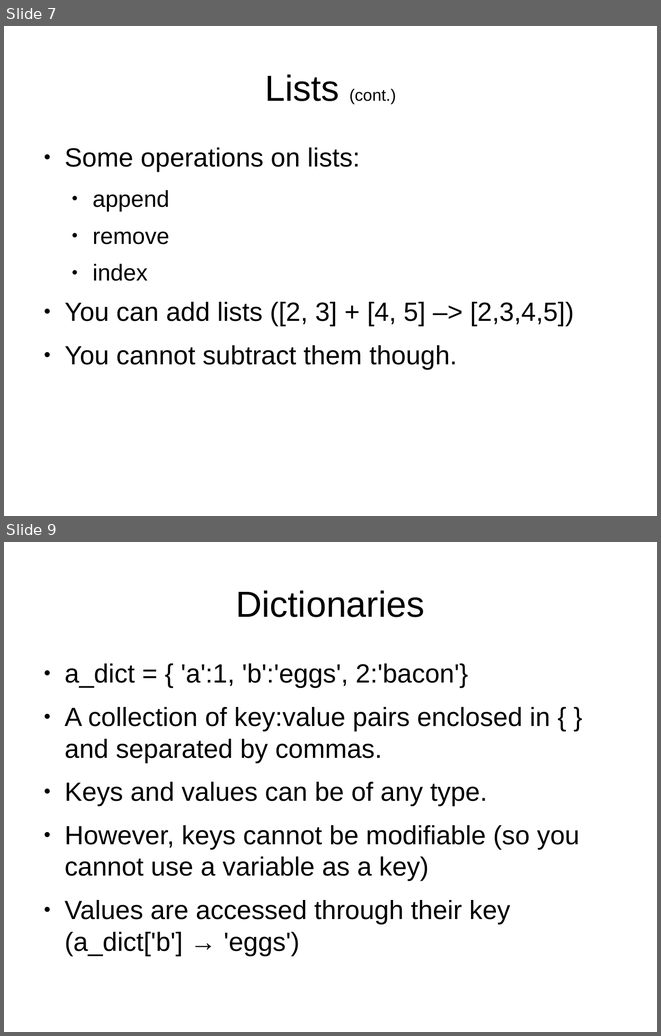
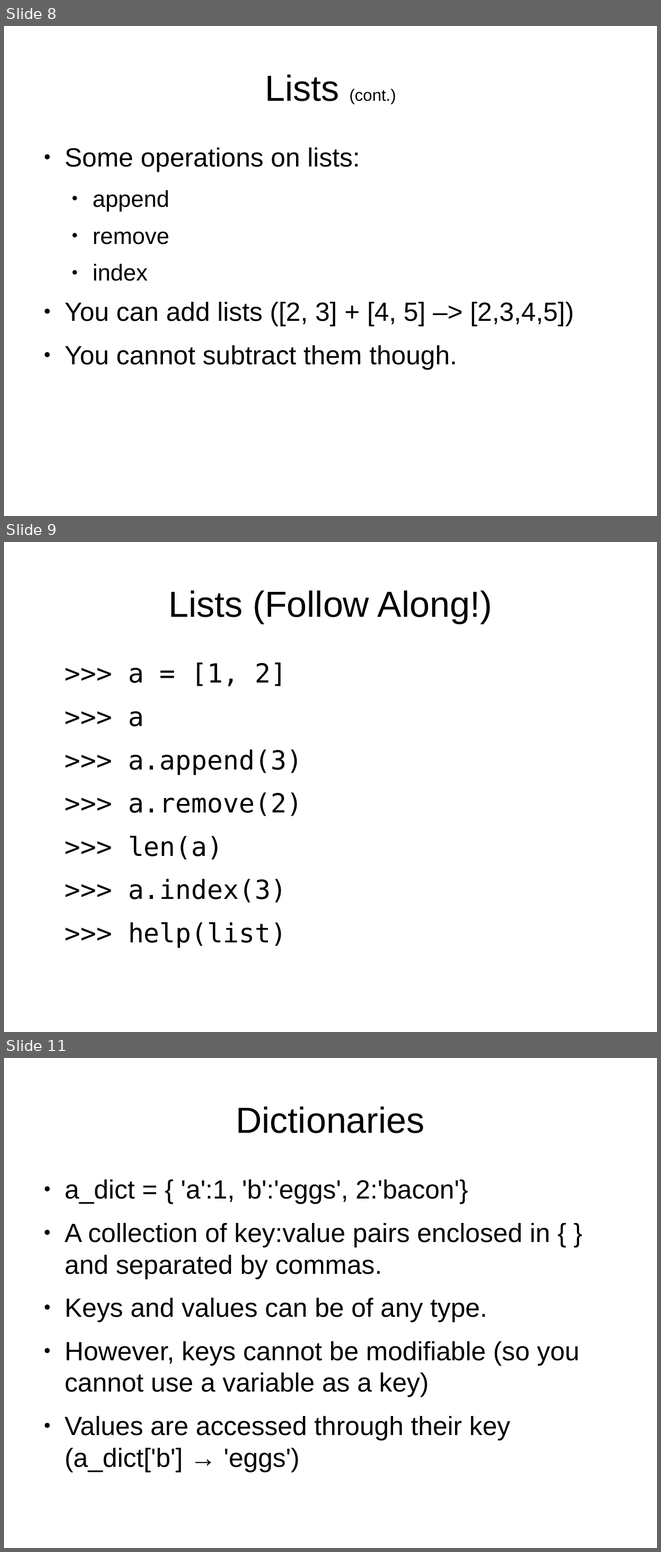
Before and after one commit to bradfordbarr/HacDC-Intro-to-Programming, a slide deck: class_2/class_2.odp. Shown one above the other, each under a label of ours: slides 7 and 9 before the commit, slides 8, 9 and 11 after it; the slides between them are not shown. The pictures are 661x1036 and 661x1552 pixels, drawn with LibreOffice and Linux fonts; fonts in the diff are those of the drawing. Boxes give left, top, right and bottom in pixels: in the first picture for what was removed or moved away, otherwise in the second. Text is boxed around its words. In the diff, an @@ line names an element or a change of style, - is before the commit and + after.

```diff
--- a/class_2/class_2.odp
+++ b/class_2/class_2.odp
@@ slide 9 added at [4, 542, 657, 1032], background #FFFFFF @@
@@ title added at [168, 590, 492, 623], 44 pt, text #000000 @@
+Lists (Follow Along!)
@@ text added at [128, 662, 302, 948], 32 pt, text #000000 @@
+>>> a = [1, 2]
+>>> a
+>>> a.append(3)
+>>> a.remove(2)
+>>> len(a)
+>>> a.index(3)
+>>> help(list)
@@ what was slide 7 is now slide 8 @@
@@ what was slide 9 is now slide 11 @@
```
Also in this commit, not shown: 4 slides changed, 1 other slide added, 1 other file.
